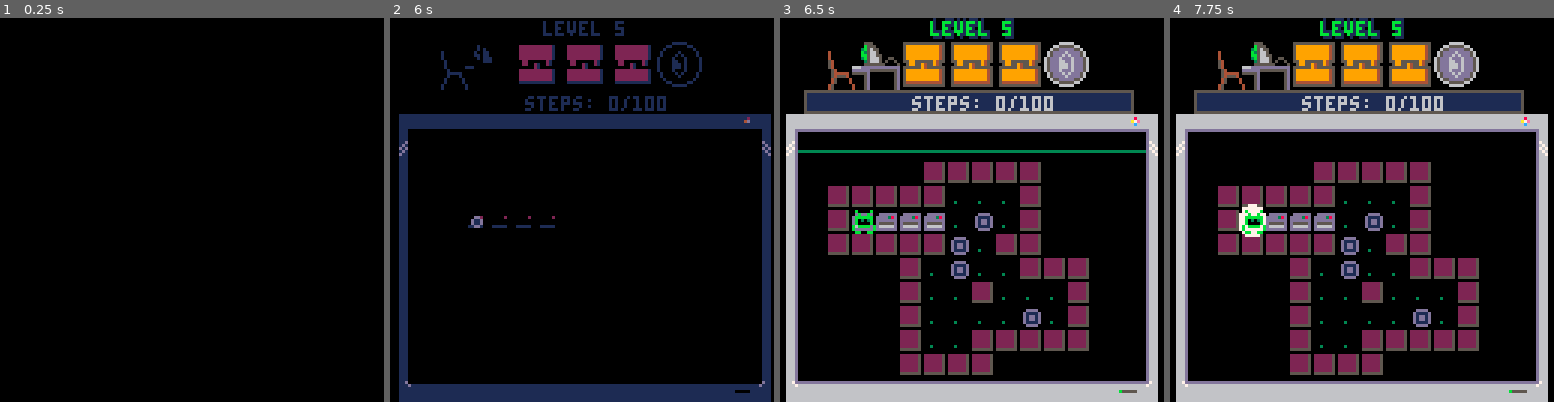
Above: before the commit, frames 1-4 (left to right).
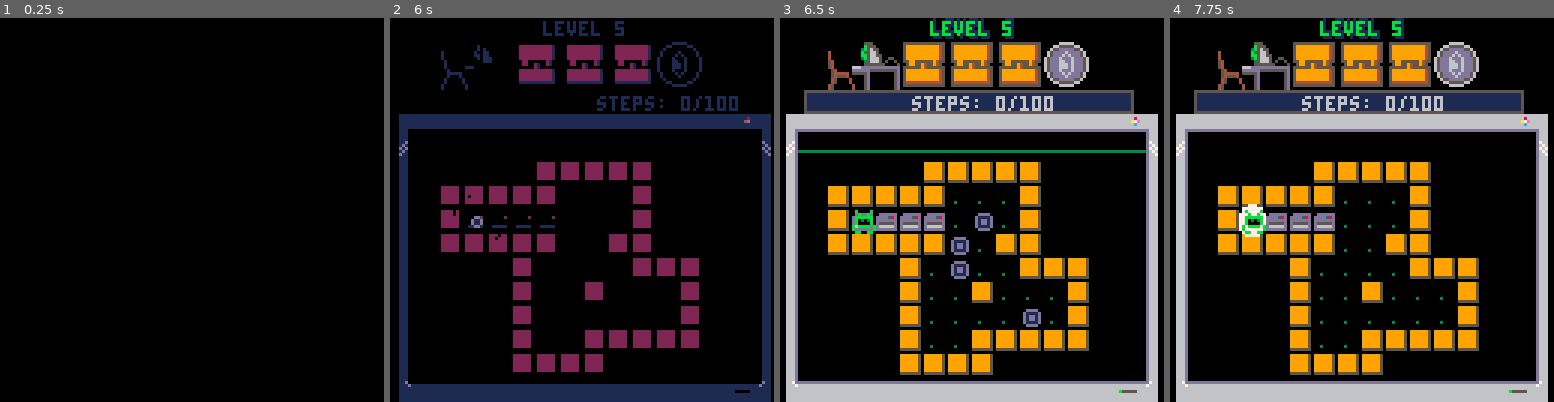
Above: after the commit, the same moments.

Repository: jacobneal65/sokovirus-pico8
Game: PICO-8 cartridge sokovirus1.4.p8
The game is run twice, just before and just after one commit, with the same random seed, the same clock (stepped at 60 frames per second) and the same inputs.
Inputs:
- Up to frame 1 (0.25 s): no input
- Up to frame 2 (6 s): tap X (X key) at 0.33, 1.07, 1.85, 2.97, 4.08, 5.2 s; tap O (Z key) at 0.7, 1.7, 2.1, 2.5, 2.9, 3.3, 3.7, 4.1, 4.5, 4.9, 5.3, 5.7 s; hold Right 1.6-2.1 s; hold Up 2.15-2.42 s; hold Right 2.47-3.03 s; hold Left 3.08-3.58 s; hold Down 3.63-3.97 s; hold Right 4.02-4.68 s; hold Up 4.73-5.03 s; hold Left 5.08-5.68 s; hold Down from 5.73 s (still down)
- Up to frame 3 (6.5 s): release Down at 6.03 s; hold Right from 6.08 s (still down); tap O (Z key) at 6.1 s; tap X (X key) at 6.32 s
- Up to frame 4 (7.75 s): tap O (Z key) every 0.4 s from 6.5 to 7.7 s; release Right at 6.58 s; hold Right 6.63-7.13 s; hold Up 7.18-7.45 s; tap X (X key) at 7.43 s; hold Right from 7.5 s (still down)

Frame 1 is identical in both runs. In frame 2, 9.5% of the frame differs, in the area x 13-91%, y 20-93%; in frame 3, 8.6%; in frame 4, 9.3%.

Commit message:
updated some color, lvl order & anims

Diff:
--- a/sokovirus1.3.p8
+++ b/sokovirus1.4.p8
@@ -13,6 +13,7 @@
 --blank desktop=(102*8,16*8)
 
 function _init()
+	ver="v1.4"
 	mode=0 --0 for normal game, 1 for playlevel
 	completedworlds={0,0,0}
 	acheivement={0,0,0}
@@ -34,7 +35,7 @@
 	end
 
 	totalsteps=dget(18)
-
+	restartslide=false
 	continue=false
 	if completedworlds[1]+completedworlds[2]+completedworlds[3]>0 then
 		continue=true
@@ -66,8 +67,8 @@
 	levely={0,0,0,0,0,0,16,16,16,16,16,16,16}
 
 	--player pos per lvl
-	plx={20,38,59,73,88,104,6,22,41,54,73,87}
-	ply={9,10,12,7,8,10,25,22,22,25,25,25}
+	plx={20,38,59,73,88,107,2,22,41,54,73,87}
+	ply={9,10,12,7,8,9,26,22,22,25,25,25}
 
 	newstext = "breaking news: an unknown computer virus is sweeping the city. lock your pc!"
 
@@ -350,6 +351,7 @@
 
 function upd_game()
 	btn_buffer()
+	slideinamim()
 	do_btn_buffer(buttbuff)
 	buttbuff=-1
 	if checksolved() then
@@ -584,7 +586,7 @@
 	--draw everything else in the game
 	drawdeskandlocks()
 	oprint8("level "..templvl,cam_x+hcenter("level "..templvl),cam_y+1,11,1)
-	print("steps: "..steps[templvl].."/"..optsteps[templvl],cam_x+44,cam_y+26,6)
+	print("steps: "..steps[templvl].."/"..optsteps[templvl],cam_x+44+slidetimer,cam_y+26,6)
  	--RETURN TRANSPARENCY COLR
 	palt(0,true)
 	palt(14,false)
@@ -750,6 +752,7 @@
 
 function restartlevel()
 	particlepuff(p_x*8,p_y*8,{7,11,3})
+	restartslide=true
 	init_codeslide()
 	steps[level]=0
 end
@@ -780,9 +783,7 @@
 		particlepuff(p_x*8,p_y*8,{7,11,3})
 		--call slide box
 		p_ani=p_anims[1]--normal
-		_upd=upd_game
 		init_level()
-		reload(0x1000, 0x1000, 0x2000)
 	end
 end
 
@@ -810,13 +811,19 @@
 	local lx=levelx[level]
 	local ly=levely[level]
 	steps[level]=0
+	if restartslide then
+		restartslide=false
+		slidetimer=0
+	else
+		slidetimer=40
+	end
+	menu_anim = true--used for menu animations
 	reload(0x1000, 0x1000, 0x2000)
 	--restart lock for new world
 	if level==5 or level == 9 or level == 1 then
 		lock={0,0,0}
 		locksprite={64,64,64}
 	end
-
 	cam_x=8*lx
 	cam_y=8*ly
 	camera(cam_x,cam_y)--pixel location
@@ -959,7 +966,7 @@
 		">failure is not an option.",
 	     }
 	setmsg(lines)
-	menu_timer = 200--used for menu animations
+	slidetimer = 200--used for menu animations
 	menu_anim = true--used for menu animations
 	if continue then
 		menuoptions={"continue game","start new game","play a level"}
@@ -1077,35 +1084,35 @@
 	drawparts()--particles
 
 	--draw splash image
-	rrectfill2(30+menu_timer,27,69,24,6)--outline
-	rrectfill2(31+menu_timer,28,67,22,0)--center
-	sdrawgrid(103,32+menu_timer,31,8,2)--(stspr,_x,_y,_w,_h)
+	rrectfill2(30+slidetimer,27,69,24,6)--outline
+	rrectfill2(31+slidetimer,28,67,22,0)--center
+	sdrawgrid(103,32+slidetimer,31,8,2)--(stspr,_x,_y,_w,_h)
 
 	--character
-	rrectfill2(54-menu_timer,52,20,20,6)--outline
-	rrectfill2(55-menu_timer,53,18,18,0)--center
-
-	add_ani(p_ani,p_ani+3,16,4,60-menu_timer,58,false)--(_sa,_ea,_delay,_spd,_x,_y,_flp)
+	rrectfill2(54-slidetimer,52,20,20,6)--outline
+	rrectfill2(55-slidetimer,53,18,18,0)--center
+
+	add_ani(p_ani,p_ani+3,16,4,60-slidetimer,58,false)--(_sa,_ea,_delay,_spd,_x,_y,_flp)
 
 	--menu prompt
 	--(_x,_y,_w,_h,_c)
-	rrectfill2(14+menu_timer,73,100,18,6)--outline
-	rrectfill2(15+menu_timer,74,98,16,0)--center
+	rrectfill2(14+slidetimer,73,100,18,6)--outline
+	rrectfill2(15+slidetimer,74,98,16,0)--center
 	if menuselect==1 then
 		for i=1,3 do
 			if menustars[i]==1 then
 				local colr=10+2*i
-				oprint8("★", 44+8*i+menu_timer+m_ox, 90+sin(time()),8+2*i,1)
+				oprint8("★", 44+8*i+slidetimer+m_ox, 90+sin(time()),8+2*i,1)
 			end
 		end
 	end
 
-	oprint8(menutext,hcenter(menutext)+menu_timer+m_ox,80,blinkcolor,1)
+	oprint8(menutext,hcenter(menutext)+slidetimer+m_ox,80,blinkcolor,1)
 	if menuselect>1 then
-		oprint8("⬅️",18+menu_timer-sin(time()*2),80,12,1)
+		oprint8("⬅️",18+slidetimer-sin(time()*2),80,12,1)
 	end
 	if menuselect<#menuoptions then
-		oprint8("➡️",101+menu_timer+sin(time()*2),80,12,1)
+		oprint8("➡️",101+slidetimer+sin(time()*2),80,12,1)
 	end
 
 	palt(0,false)
@@ -1113,19 +1120,25 @@
 	draw_bas_ani()
 	palt(0,true)
 	palt(14,false)
-	ver="v1.3"
+
 	print(ver,100,120,5)
+	slideinamim()
+
+end
+
+function slideinamim()
 	if menu_anim then
-		if menu_timer < 0 then
-			menu_timer += 2
-			if menu_timer == 0 then
+		if slidetimer < 0 then
+			slidetimer += 2
+			if slidetimer == 0 then
 				menu_anim = false
 			end
 
-		elseif menu_timer > -32 then
-			menu_timer -= 4
-		end
-	end
+		elseif slidetimer > -32 then
+			slidetimer -= 4
+		end
+	end
+
 end
 
 
@@ -1787,11 +1800,11 @@
 __gfx__
 00000000bbbbbbbb000000000000000000d66600e4eeeeeeeeeeeeeeeeeeeeeeeeeeeeeeeeeeeeeeeeeeeeeeeeeeee4e00000000000000000000000000000000
 00000000b333333b000030000000000000d766004e4eeeeee55555eeee6ee6eee656565eeeddddeeee5555eeee5554ee00000000000000000000000000000000
-00700700b333333b000003000000000000d67600e49eeeeee522225ee555555ee777775eed1111dee586685ee555450e00000000000000000000000000000000
-00077000b333333b000000300000000000d76700eee9eeeee522225ee522225ee7ddd75eed1dd1dee565565ee555550e00000000000000000000000000000000
-00077000b333333b000003000000000000d67600eeee9eeee555555ee544445ee777775eed1dd1dee575575ee555550e00000000000000000000000000000000
-00700700b333333b000030000000000000d66700eeeae9eee599995ee555555ee7ddd75eed1111de55755755e555550e00000000000000000000000000000000
-00000000b333333b000000000000000000d66600eeeeae9ee5aaaa5eee6ee6eee77777eeeeddddee5e5ee5e5ee0000ee00000000000000000000000000000000
+00700700b333333b000003000000000000d67600e49eeeeee522225ee555555ee777775eed1111dee586685ee555451e00000000000000000000000000000000
+00077000b333333b000000300000000000d76700eee9eeeee522225ee522225ee7ddd75eed1dd1dee565565ee555551e00000000000000000000000000000000
+00077000b333333b000003000000000000d67600eeee9eeee555555ee544445ee777775eed1dd1dee575575ee555551e00000000000000000000000000000000
+00700700b333333b000030000000000000d66700eeeae9eee599995ee555555ee7ddd75eed1111de55755755e555551e00000000000000000000000000000000
+00000000b333333b000000000000000000d66600eeeeae9ee5aaaa5eee6ee6eee77777eeeeddddee5e5ee5e5ee1111ee00000000000000000000000000000000
 00000000bbbbbbbb000000000000000000d66600eeeeeae9eeeeeeeeeeeeeeeeeeeeeeeeeeeeeeeeeeeeeeeeeeeeeeee00000000000000000000000000000000
 dddddd5e666666660066666666666666666666005555555ee464464ee444444e65555556eeeeeeeeeeeeeeeeeeeeeeee066666600d0000d00000000000000000
 dddddd5e666666860066666666666666666666006666666e464444644444444466666666eddddddeee4744eeee5555ee06bbbb600d0000d00666666000000000
@@ -1988,32 +2001,32 @@
 0000000000000000000000000000000000000000000000000000000000000000000000000000000000000000000000000000000000000000000000000000000000000000000000000000000000000000000000000000000000000000000000000000000000000000000000000000000000000000000000000000000000000000
 0000000000000000000000000000000000000000000000000000000000000000000000000000000000000000000000000000000000000000000000000000000000000000000000000000000000000000000000000000000000000000000000000000000000000000000000000000000000000000000000000000000000000000
 1213131313131313131313131313111400121313131313131313131313131311140012131313131313131313131313131114001213131313131313131313131313111400121313131313131313131313131311140012131313131313131313131313131114001213131313131313131313131313111400000000000000000000
-2300000000000000000000000000000400230000000000000000000000000000040023000000001010101010000000000004002300000000000000000000000000000400230000001010101010000000000000040023000000000000000000000000000004002300000000000000000000000000000400000000000000000000
-2200000000000000000000000000002400220000001010101010100000000000240022000000001031313110000000000024002200000000101010101010000000002400220000001031313110101000000000240022000000000020202020200000000024002200000020202020202020202020002400000000000000000000
-2200000000000000000000000000002400220000001031313131101000000000240022000010101031103110100000000024002200000000101616161010000000002400220000001031103131311000000000240022002020202020313131200000000024002200000020313131313131313120002400000000000000000000
-2200000000000000000000000000002400220010101031171031311000000000240022000010313107170731100000000024002200000000100631103110000000002400220000001031063110311000000000240022002019191919310931200000000024002200002020312020202020203120002400000000000000000000
-2200000000000000000000000000002400220010313117071710311000000000240022000010311017103131100000000024002200000000103106313110000000002400220000001010100610311000000000240022002020202020093120200000000024002220202031312020203131203120002400000000000000000000
-2200000000000000000000000000002400220010311707070731311000000000240022000010313107170731100000000024002200000000103131063110000000002400220000001010313106311000000000240022000000002031093131202020000024002220313109313109313109191920002400000000000000000000
-2200000000000000000000000000002400220010101031103131101000000000240022000010101031101710100000000024002200000000101010313110000000002400220000000010313116100000000000240022000000002031312031313120000024002220202031312020313131202020002400000000000000000000
-2200000000000000000000000000002400220000001031313110100000000000240022000000001031313110000000000024002200000000000010313110000000002400220000000010101016100000000000240022000000002031313131093120000024002220202020202020313131311920002400000000000000000000
-2200000000000000000000000000002400220000001010101010000000000000240022000000001010101010000000000024002200000000000010101010000000002400220000000000001016100000000000240022000000002031312020202020000024002200000000000020202020202020002400000000000000000000
-2200000000000000000000000000002400220000000000000000000000000000240022000000000000000000000000000024002200000000000000000000000000002400220000000000001010100000000000240022000000002020202000000000000024002200000000000000000000000000002400000000000000000000
+2300000000000000000000000000000400230000000000000000000000000000040023000000001010101010000000000004002300000000000000000000000000000400230000001010101010000000000000040023000000000000000000000000000004002300000000003030303030000000000400000000000000000000
+2200000000000000000000000000002400220000001010101010100000000000240022000000001031313110000000000024002200000000101010101010000000002400220000001031313110101000000000240022000000000030303030300000000024002200000000003031313130000000002400000000000000000000
+2200000000000000000000000000002400220000001031313131101000000000240022000010101031103110100000000024002200000000101616161010000000002400220000001031103131311000000000240022003030303030313131300000000024002200000030303031083130000000002400000000000000000000
+2200000000000000000000000000002400220010101031171031311000000000240022000010313107170731100000000024002200000000100631103110000000002400220000001031063110311000000000240022003019191919310931300000000024002200000030313131083130000000002400000000000000000000
+2200000000000000000000000000002400220010313117071710311000000000240022000010311017103131100000000024002200000000103106313110000000002400220000001010100610311000000000240022003030303030093130300000000024002200000030313131083130000000002400000000000000000000
+2200000000000000000000000000002400220010311707070731311000000000240022000010313107170731100000000024002200000000103131063110000000002400220000001010313106311000000000240022000000003031093131303030000024002200000030303031183030000000002400000000000000000000
+2200000000000000000000000000002400220010101031103131101000000000240022000010101031101710100000000024002200000000101010313110000000002400220000000010313116100000000000240022000000003031313031313130000024002200000000003031183000000000002400000000000000000000
+2200000000000000000000000000002400220000001031313110100000000000240022000000001031313110000000000024002200000000000010313110000000002400220000000010101016100000000000240022000000003031313131093130000024002200000000003031183000000000002400000000000000000000
+2200000000000000000000000000002400220000001010101010000000000000240022000000001010101010000000000024002200000000000010101010000000002400220000000000001016100000000000240022000000003031313030303030000024002200000000003030303000000000002400000000000000000000
+2200000000000000000000000000002400220000000000000000000000000000240022000000000000000000000000000024002200000000000000000000000000002400220000000000001010100000000000240022000000003030303000000000000024002200000000000000000000000000002400000000000000000000
 3233333333333333333333333333213400323333333333333333333333333321340032333333333333333333333333332134003233333333333333333333333333213400323333333333333333333333333321340032333333333333333333333333332134003233333333333333333333333333213400000000000000000000
 0000000000000000000000000000000000000000000000000000000000000000000000000000000000000000000000000000000000000000000000000000000000000000000000000000000000000000000000000000000000000000000000000000000000000000000000000000000000000000000000000000000000000000
 0000000000000000000000000000000000000000000000000000000000000000000000000000000000000000000000000000000000000000000000000000000000000000000000000000000000000000000000000000000000000000000000000000000000000000000000000000000000000000000000000000000000000000
 0000000000000000000000000000000000000000000000000000000000000000000000000000000000000000000000000000000000000000000000000000000000000000000000000000000000000000000000000000000000000000000000000000000000000000000000000000000000000000000000000000000000000000
 0000000000000000000000000000000000000000000000000000000000000000000000000000000000000000000000000000000000000000000000000000000000000000000000000000000000000000000000000000000000000000000000000000000000000000000000000000000000000000000000000000000000000000
 1213131313131313131313131313111400121313131313131313131313131311140012131313131313131313131313131114001213131313131313131313131313111400121313131313131313131313131311140012131313131313131313131313131114001213131313131313131313131313111400000000000000000000
-2300000000002020202020000000000400230000002020202020202000000000040023000030303030303000000000000004002300000000000000000000000000000400230000003030303000000000000000040023000000000000000000000000000004002300000000000000000000000000000400000000000000000000
-2200000000002031313120000000002400220000002031313131312020000000240022000030313131313000000000000024002200003030303030000000000000002400220000003031313030303000000000240022303030303000000030303000000024002200000000000000000000000000002400000000000000000000
-22000000202020310831200000000024002200000020310818081831200000002400220000303130301a303030300000002400220000303131313030000000000000240022000000301b3130311b3000000000240022303131153000003031313000000024002200000000000000000000000000002400000000000000000000
-22000000203131310831200000000024002200000020311808180831200000002400220000303131310a3131313000000024002230303031300a313030303030300024002200000030310b1b0b313000000000240022301505313030303105153030000024002200000000000000000000000000002400000000000000000000
-22000000203131310831200000000024002200000020310818081831200000002400220000303030301a303031300000002400223031313130313131311a1a1a300024002200000030310b310b313000000000240022303131053131310531313130000024002200000000000000000000000000002400000000000000000000
-22000000202020311820200000000024002200000020311808180831200000002400220000303131310a31313130000000240022303131310a310a3031303030300024002200000030310b1b0b313000000000240022301505313030303105153130000024002200000000000000000000000000002400000000000000000000
-22000000000020311820000000000024002200000020202020202020200000002400220000303130301a303030300000002400223030303030303131313000000000240022000000301b3130311b3000000000240022303131153000003031313130000024002200000000000000000000000000002400000000000000000000
-22000000000020311820000000000024002200000000000000000000000000002400220000303131310a3131300000000024002200000000003030303030000000002400220000003031313030303000000000240022303130313000000030303030000024002200000000000000000000000000002400000000000000000000
-2200000000002020202000000000002400220000000000000000000000000000240022000030303030313131300000000024002200000000000000000000000000002400220000003030303000000000000000240022303131313000000000000000000024002200000000000000000000000000002400000000000000000000
-2200000000000000000000000000002400220000000000000000000000000000240022000000000030303030300000000024002200000000000000000000000000002400220000000000000000000000000000240022303030303000000000000000000024002200000000000000000000000000002400000000000000000000
+2300000000000000000000000000000400230000003030303030303000000000040023000020202020202000000000000004002300000000000000000000000000000400230000002020202000000000000000040023000000000000000000000000000004002300000000000000000000000000000400000000000000000000
+2200000030303030303030303030002400220000003031313131313030000000240022000020313131312000000000000024002200002020202020000000000000002400220000002031312020202000000000240022202020202000002020202000000024002200000000000000000000000000002400000000000000000000
+22000000303131313131313131300024002200000030310818081831300000002400220000203120201a202020200000002400220000203131312020000000000000240022000000201b3120311b2000000000240022203131152000202031312000000024002200000000000000000000000000002400000000000000000000
+22000030303130303030303031300024002200000030311808180831300000002400220000203131310a3131312000000024002220202031200a312020202020200024002200000020310b1b0b312000000000240022201505312020203105152020000024002200000000000000000000000000002400000000000000000000
+22303030313130303031313031300024002200000030310818081831300000002400220000202020201a202031200000002400222031313120313131311a1a1a200024002200000020310b310b312000000000240022203131053131310531313120000024002200000000000000000000000000002400000000000000000000
+22303131093131093131091919300024002200000030311808180831300000002400220000203131310a31313120000000240022203131310a310a2031202020200024002200000020310b1b0b312000000000240022201505312020203105153120000024002200000000000000000000000000002400000000000000000000
+22303030313130303131313030300024002200000030303030303030300000002400220000203120201a202020200000002400222020202020203131312000000000240022000000201b3120311b2000000000240022203131152000202031313120000024002200000000000000000000000000002400000000000000000000
+22303030303030303131313119300024002200000000000000000000000000002400220000203131310a3131200000000024002200000000002020202020000000002400220000002031312020202000000000240022203120312000002020202020000024002200000000000000000000000000002400000000000000000000
+2200000000000030303030303030002400220000000000000000000000000000240022000020202020313131200000000024002200000000000000000000000000002400220000002020202000000000000000240022203131312000000000000000000024002200000000000000000000000000002400000000000000000000
+2200000000000000000000000000002400220000000000000000000000000000240022000000000020202020200000000024002200000000000000000000000000002400220000000000000000000000000000240022202020202000000000000000000024002200000000000000000000000000002400000000000000000000
 3233333333333333333333333333213400323333333333333333333333333321340032333333333333333333333333332134003233333333333333333333333333213400323333333333333333333333333321340032333333333333333333333333332134003233333333333333333333333333213400000000000000000000
 
 
